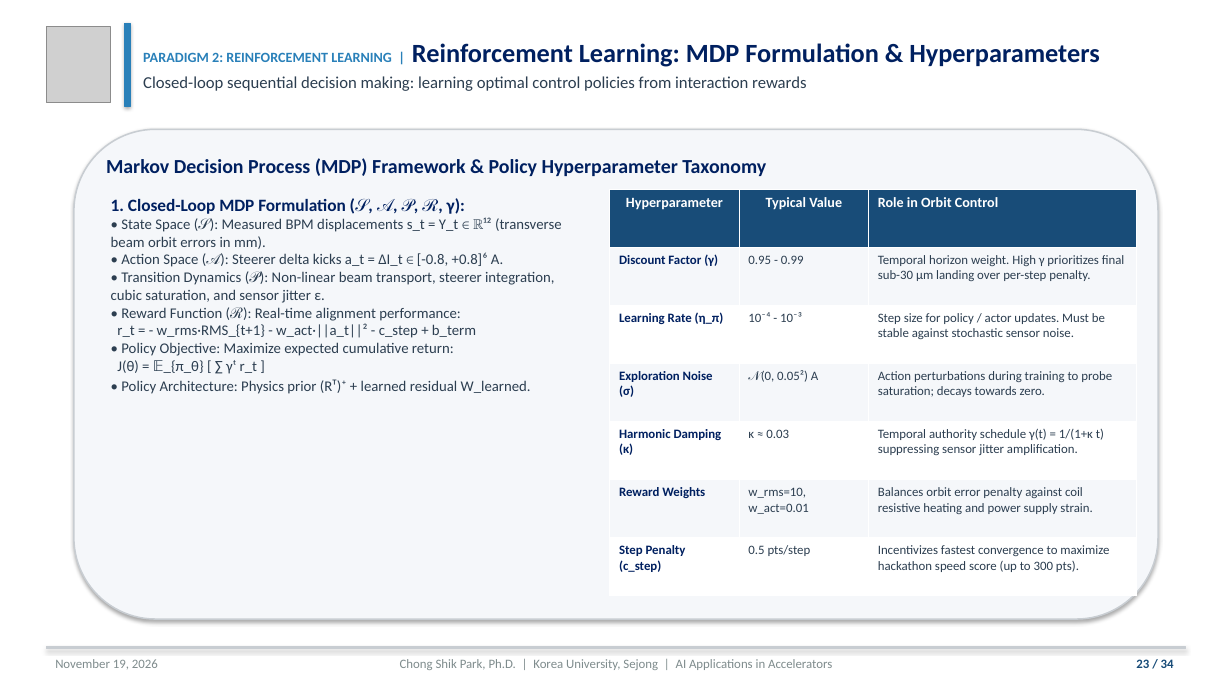
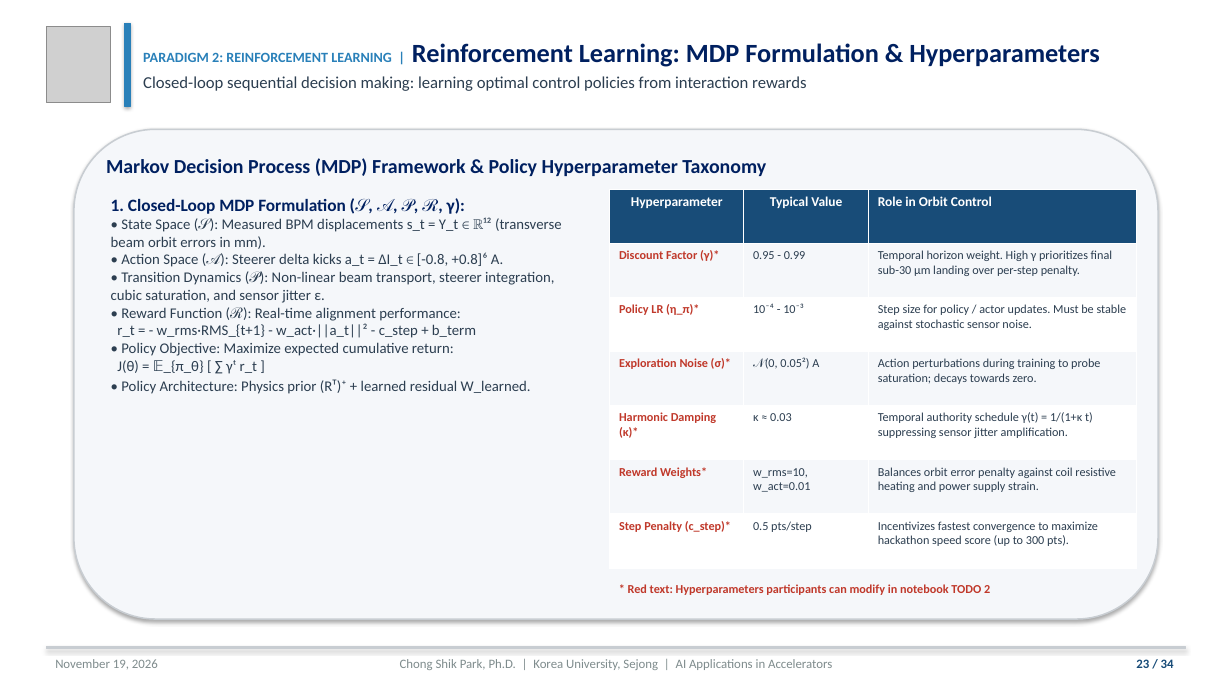
Before and after one commit to cspark7701/ai4acc-mini-hackathon, a slide deck: slide 23 of presentations/Lecture_1_AI_ML_Foundations_and_Control_Slides.pptx. Drawn at 1232x693 pixels with LibreOffice and Linux fonts; fonts in the diff are those of the drawing; grey boxes stand for pictures. Boxes give left, top, right and bottom in pixels: in the first picture for what was removed or moved away, otherwise in the second. Text is boxed around its words. In the diff, an @@ line names an element or a change of style, - is before the commit and + after.

```diff
--- a/presentations/Lecture_1_AI_ML_Foundations_and_Control_Slides.pptx
+++ b/presentations/Lecture_1_AI_ML_Foundations_and_Control_Slides.pptx
@@ table at bbox=[610, 189, 1137, 568] @@
-row 2, column 1: Discount Factor (γ)
+row 2, column 1: Discount Factor (γ)*
-row 3, column 1: Learning Rate (η_π)
+row 3, column 1: Policy LR (η_π)*
-row 4, column 1: Exploration Noise (σ)
+row 4, column 1: Exploration Noise (σ)*
-row 5, column 1: Harmonic Damping (κ)
+row 5, column 1: Harmonic Damping (κ)*
-row 6, column 1: Reward Weights
+row 6, column 1: Reward Weights*
-row 7, column 1: Step Penalty (c_step)
+row 7, column 1: Step Penalty (c_step)*
@@ size 11 to 10.5 pt in "Hyperparameter", "Typical Value", "Role in Orbit Control" @@
@@ size 10 to 9.5 pt in "0.95 - 0.99", "Temporal horizon weight. High γ prioritizes final ...", "10⁻⁴ - 10⁻³", "Step size for policy / actor updates. ..." and 8 more places @@
@@ text added at bbox=[628, 584, 990, 595], 9.5 pt, text #C0392B, bold @@
+* Red text: Hyperparameters participants can modify in notebook TODO 2
```
Also in this commit, not shown: 6 other slides changed, 6 other files.
